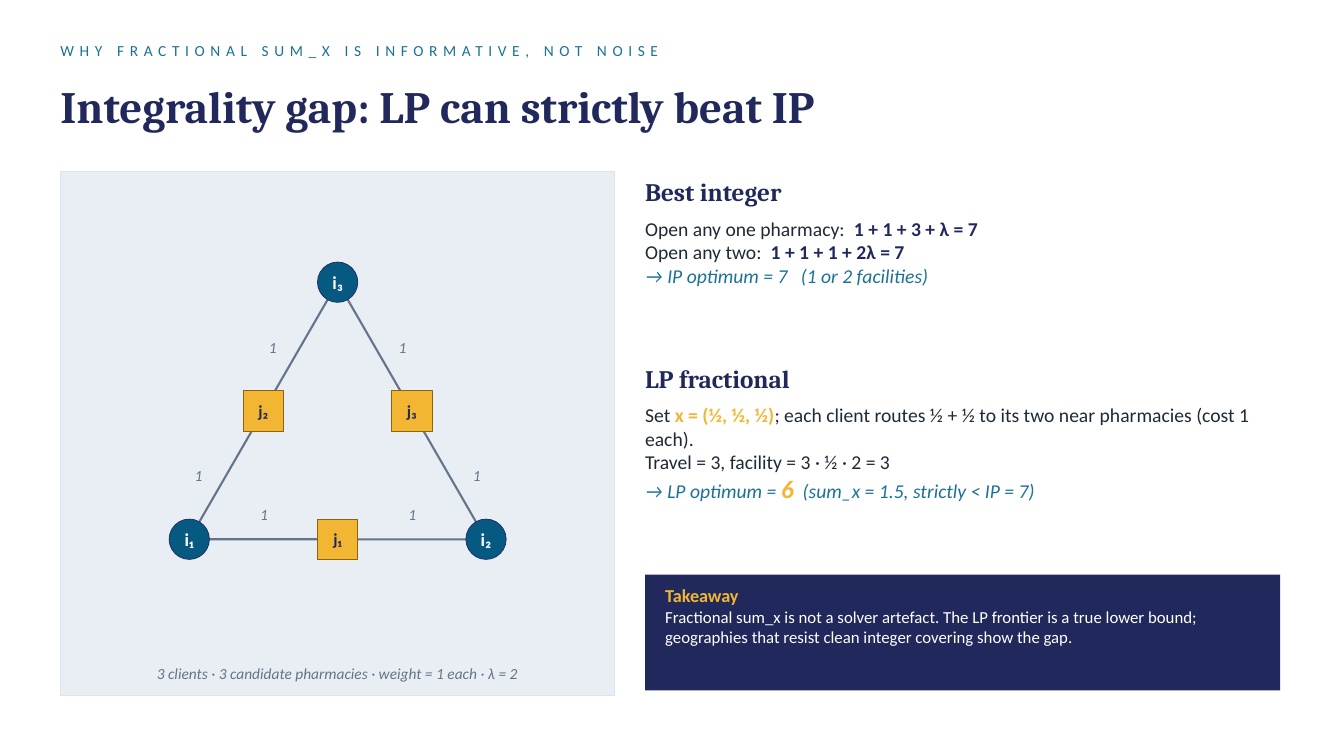
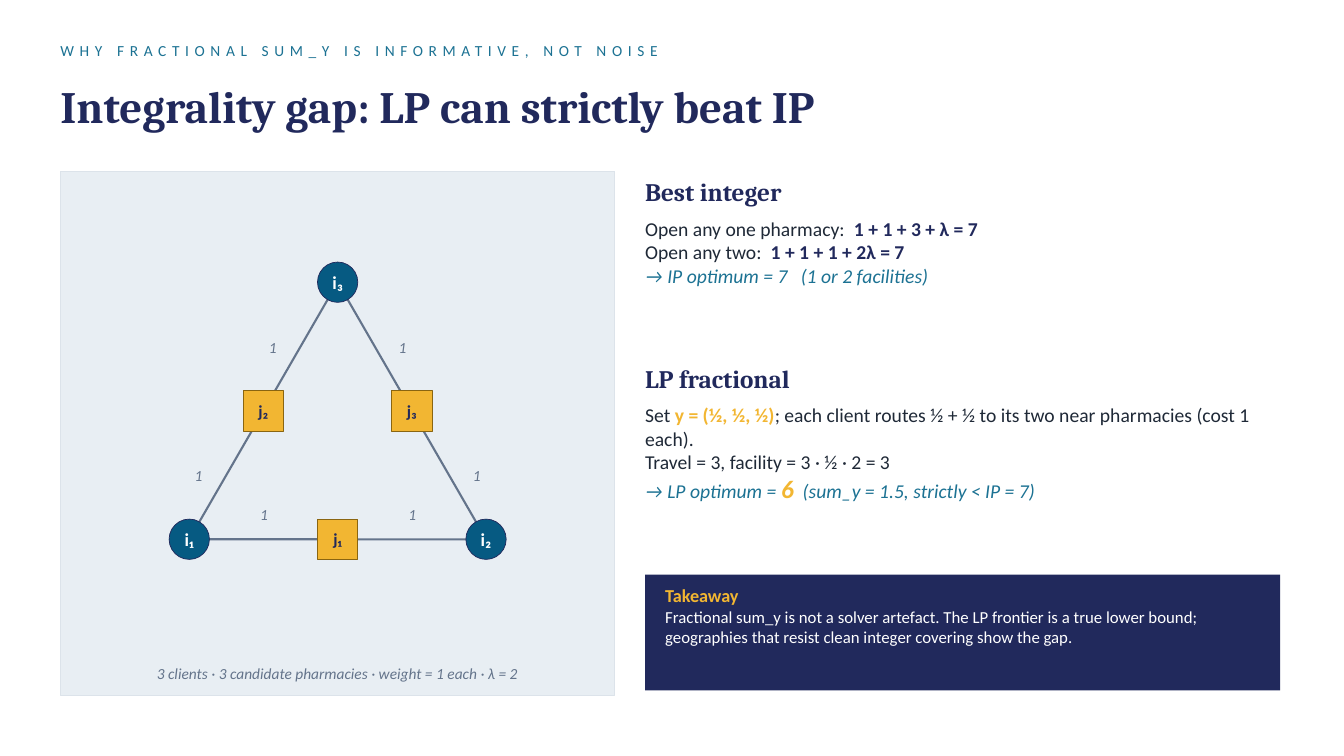
Before and after one commit to ObjectVision/NetworkModel_EU, a slide deck: slide 14 of doc/lambda_sweep5.pptx. Drawn at 1344x756 pixels with LibreOffice and Linux fonts; fonts in the diff are those of the drawing. Boxes give left, top, right and bottom in pixels: in the first picture for what was removed or moved away, otherwise in the second. Text is boxed around its words. In the diff, an @@ line names an element or a change of style, - is before the commit and + after.

```diff
--- a/doc/lambda_sweep5.pptx
+++ b/doc/lambda_sweep5.pptx
@@ text at (60, 46, 657, 58): text changed @@
-WHY FRACTIONAL SUM_X IS INFORMATIVE, NOT NOISE
+WHY FRACTIONAL SUM_Y IS INFORMATIVE, NOT NOISE
@@ text at (645, 407, 1249, 449): text changed @@
-Set x = (½, ½, ½); each client routes ½ + ½ to its two near pharmacies (cost 1 each).
+Set y = (½, ½, ½); each client routes ½ + ½ to its two near pharmacies (cost 1 each).
@@ text at (667, 480, 1035, 501): text changed @@
-→ LP optimum = 6 (sum_x = 1.5, strictly < IP = 7)
+→ LP optimum = 6 (sum_y = 1.5, strictly < IP = 7)
@@ text at (665, 611, 1197, 646): text changed @@
-Fractional sum_x is not a solver artefact. The LP frontier is a true lower bound; geographies that resist clean integer covering show the gap.
+Fractional sum_y is not a solver artefact. The LP frontier is a true lower bound; geographies that resist clean integer covering show the gap.
```
Also in this commit, not shown: 12 other slides changed, 2 slides added, 1 slide removed, 5 other files.
